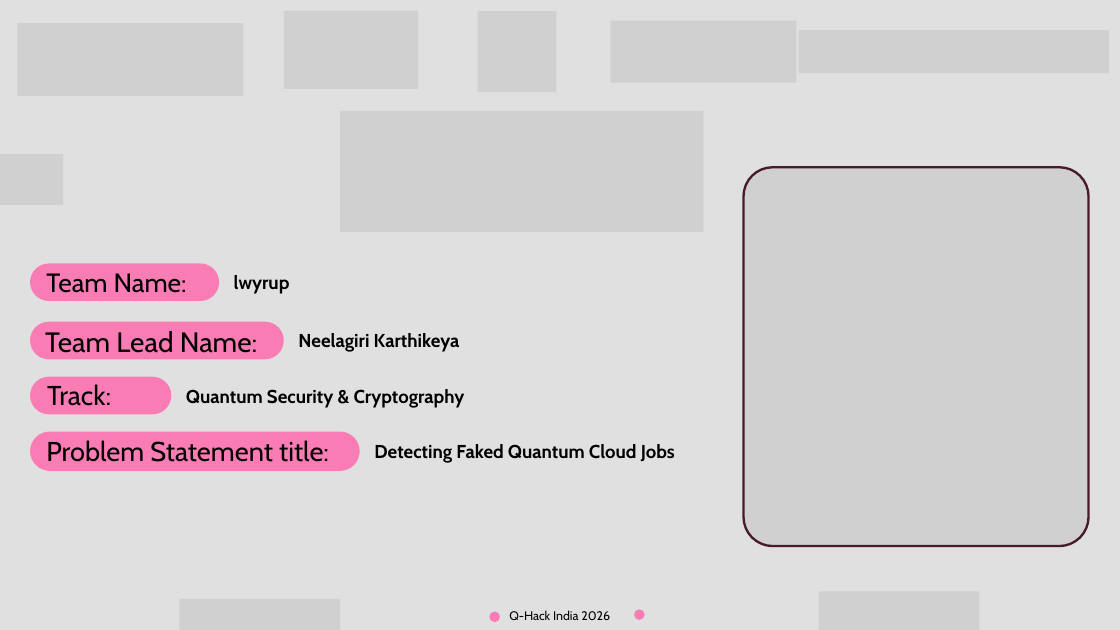
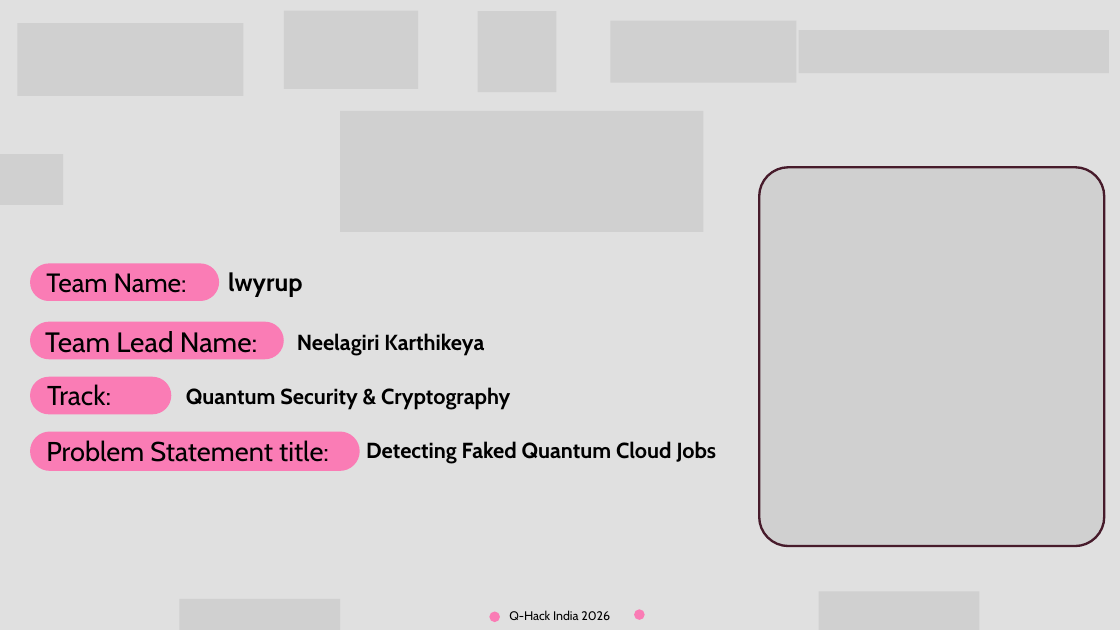
Before and after one commit to Karthikeya47/GhostQPU, a slide deck: slide 1 of docs/GhostQPU_QHack_India26.pptx. Drawn at 1120x630 pixels with LibreOffice and Linux fonts; fonts in the diff are those of the drawing; grey boxes stand for pictures. Boxes give left, top, right and bottom in pixels: in the first picture for what was removed or moved away, otherwise in the second. Text is boxed around its words. In the diff, an @@ line names an element or a change of style, - is before the commit and + after.

```diff
--- a/docs/GhostQPU_QHack_India26.pptx
+++ b/docs/GhostQPU_QHack_India26.pptx
@@ picture: place and size @@
-picture at (744,167,1089,546)
+picture at (759,167,1104,546)
@@ text "lwyrup" at (228,272,302,296): size 24 to 32 pt @@
@@ size 24 to 28 pt in 3 elements at (366,441,717,464), (186,387,510,409), (297,333,484,356) @@
@@ text "Detecting Faked Quantum Cloud Jobs": place and size @@
-text "Detecting Faked Quantum Cloud Jobs" at (374,444,675,463)
+text "Detecting Faked Quantum Cloud Jobs" at (366,441,717,464)
```
Also in this commit, not shown: 5 other slides changed, 1 other file.
